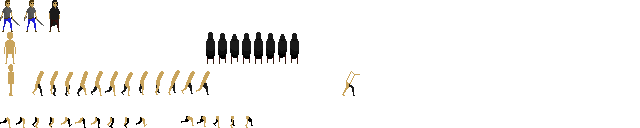
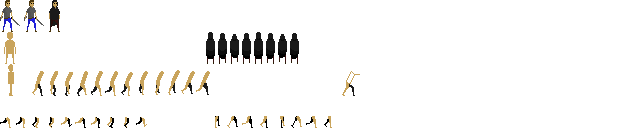
The second (640, 128) image is a revision of the first. Changes to its layers:
painted on "walking around" over box(181, 116, 332, 128)
